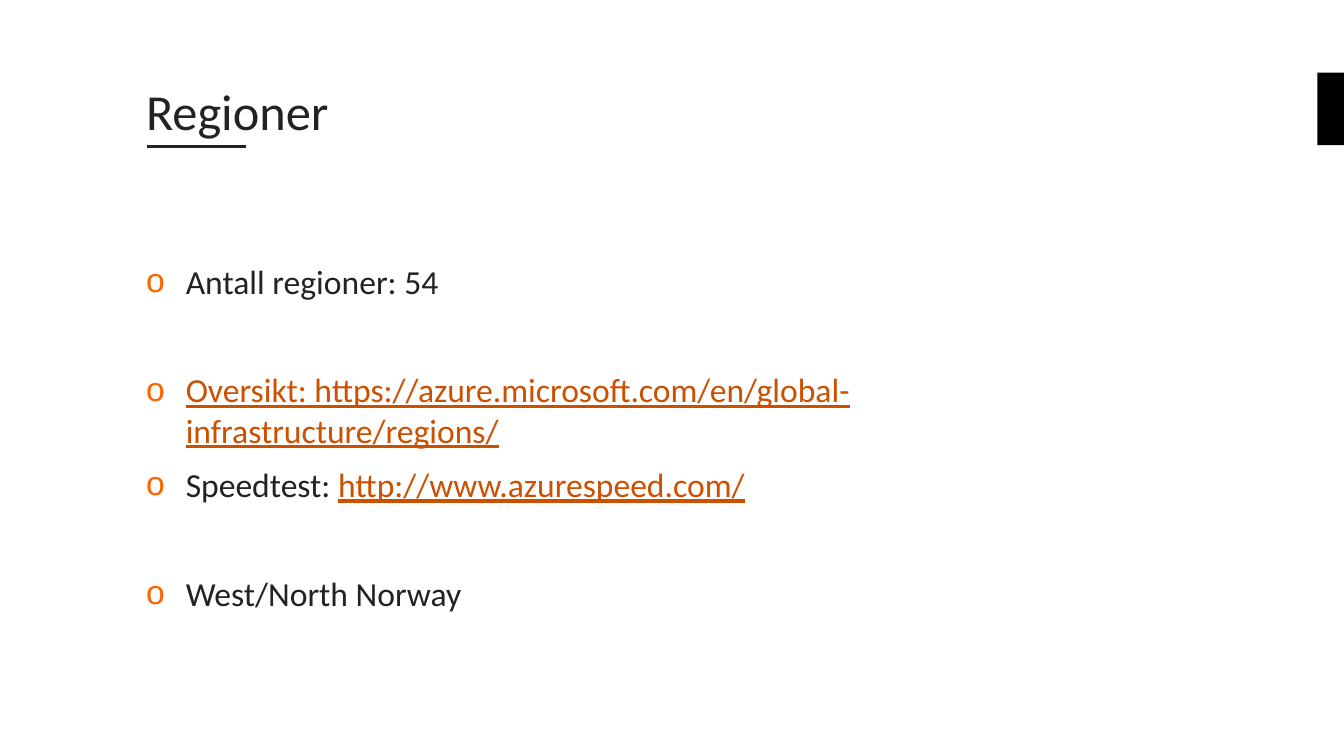
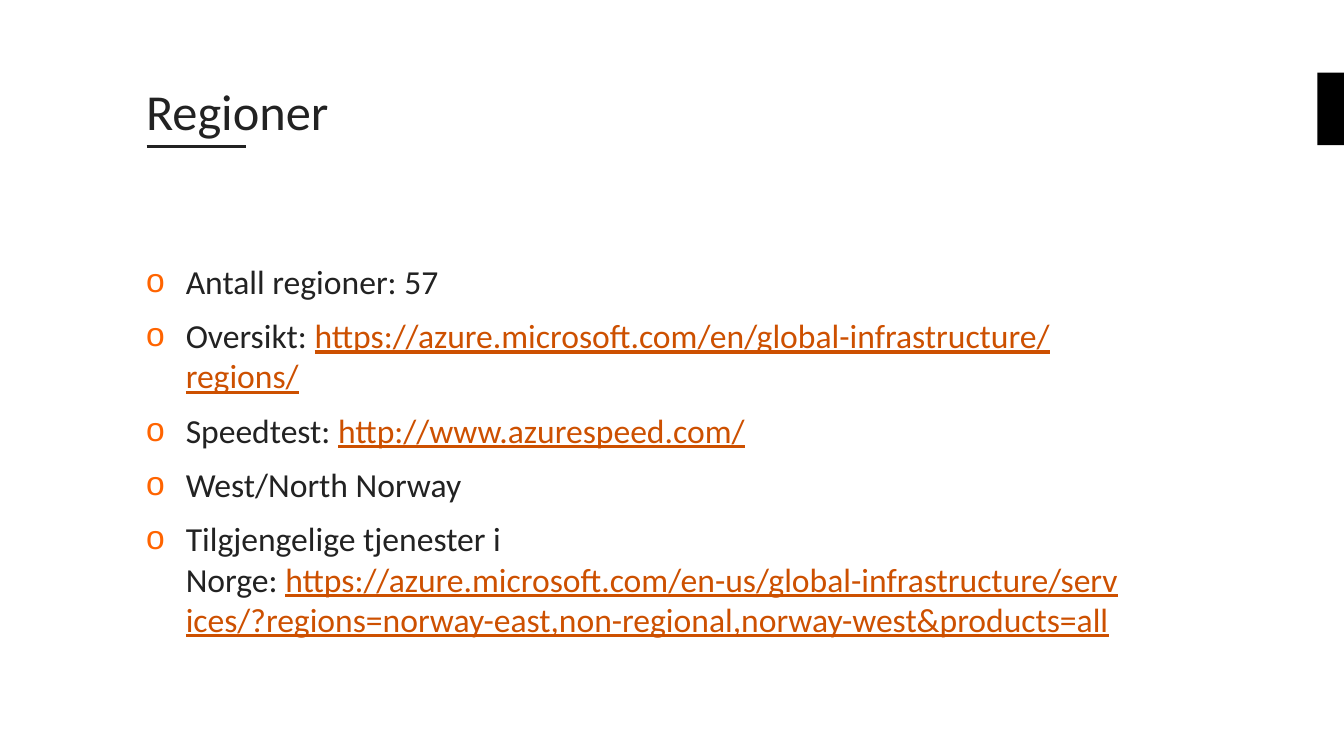
Before and after one commit to bouvet/azure-workshops, a slide deck: slide 9 of Workshop_1/Presentasjon/Azureskolen-Workshop#1.pptx (slide 8 before the commit). Drawn at 1344x756 pixels with LibreOffice and Linux fonts; fonts in the diff are those of the drawing; background and template pictures are left out. Boxes give left, top, right and bottom in pixels: in the first picture for what was removed or moved away, otherwise in the second. Text is boxed around its words. In the diff, an @@ line names an element or a change of style, - is before the commit and + after.

```diff
--- a/Workshop_1/Presentasjon/Azureskolen-Workshop#1.pptx
+++ b/Workshop_1/Presentasjon/Azureskolen-Workshop#1.pptx
@@ text at (186,270,438,300): text changed @@
-o Antall regioner: 54
+o Antall regioner: 57
@@ text at (186,324,1050,394): text colour #CD5000 to #222222, underline off in "Oversikt:" @@
@@ text at (186,527,1117,638): paragraph added @@
+o Tilgjengelige tjenester i Norge: https://azure.microsoft.com/en-us/global-infrastructure/services/?regions=norway-east,non-regional,norway-west&products=all
```
Also in this commit, not shown: 8 other slides changed, 4 slides added, 2 slides removed, 2 other files.
